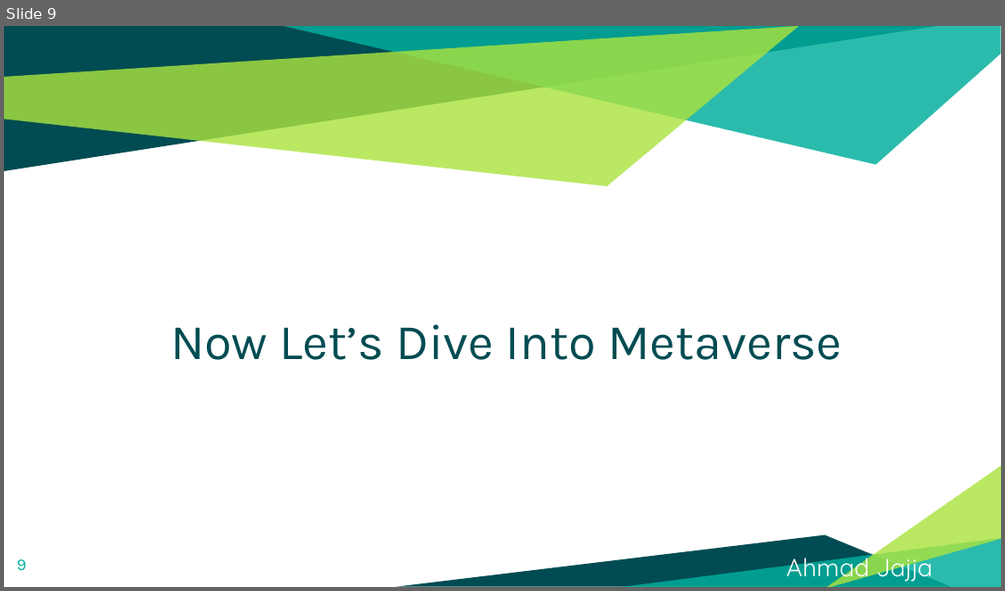
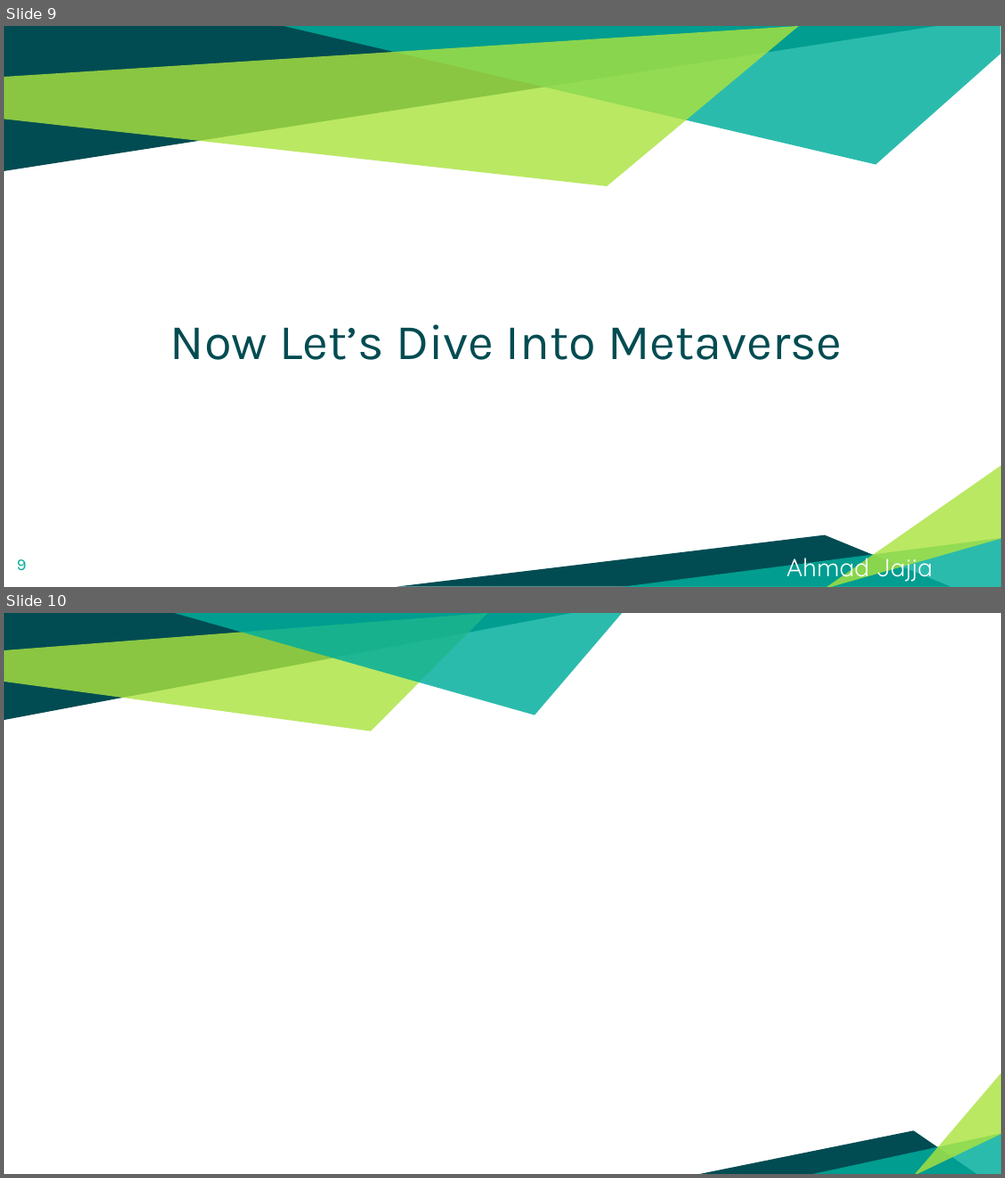
Before and after one commit to Ahmadjajja/WEB-3.0-and-Metaverse, a slide deck: Slides/Quarter 1/What is Metaverse.pptx. Shown one above the other, each under a label of ours: slide 9 before the commit, slides 9 and 10 after it. The pictures are 1005x591 and 1005x1178 pixels, drawn with LibreOffice and Linux fonts; fonts in the diff are those of the drawing; background and template pictures are left out. Boxes give left, top, right and bottom in pixels: in the first picture for what was removed or moved away, otherwise in the second. Text is boxed around its words. In the diff, an @@ line names an element or a change of style, - is before the commit and + after.

```diff
--- a/Slides/Quarter 1/What is Metaverse.pptx
+++ b/Slides/Quarter 1/What is Metaverse.pptx
@@ slide 10 added at <box>4,613,1001,1174</box>, background picture (left out) @@
@@ freeform shape added at <box>4,613,571,720</box>, fill #004C52 @@
@@ freeform shape added at <box>4,613,487,730</box>, fill #ABE33F at 81% opacity @@
@@ freeform shape added at <box>175,613,623,714</box>, fill #00AE9D at 83% opacity @@
@@ freeform shape added at <box>913,1071,1001,1174</box>, fill #ABE33F at 81% opacity @@
@@ freeform shape added at <box>699,1130,976,1174</box>, fill #004C52 @@
@@ freeform shape added at <box>804,1133,1001,1174</box>, fill #00AE9D at 83% opacity @@
```
Also in this commit, not shown: 2 slides changed, 1 slide removed, 8 other files.
